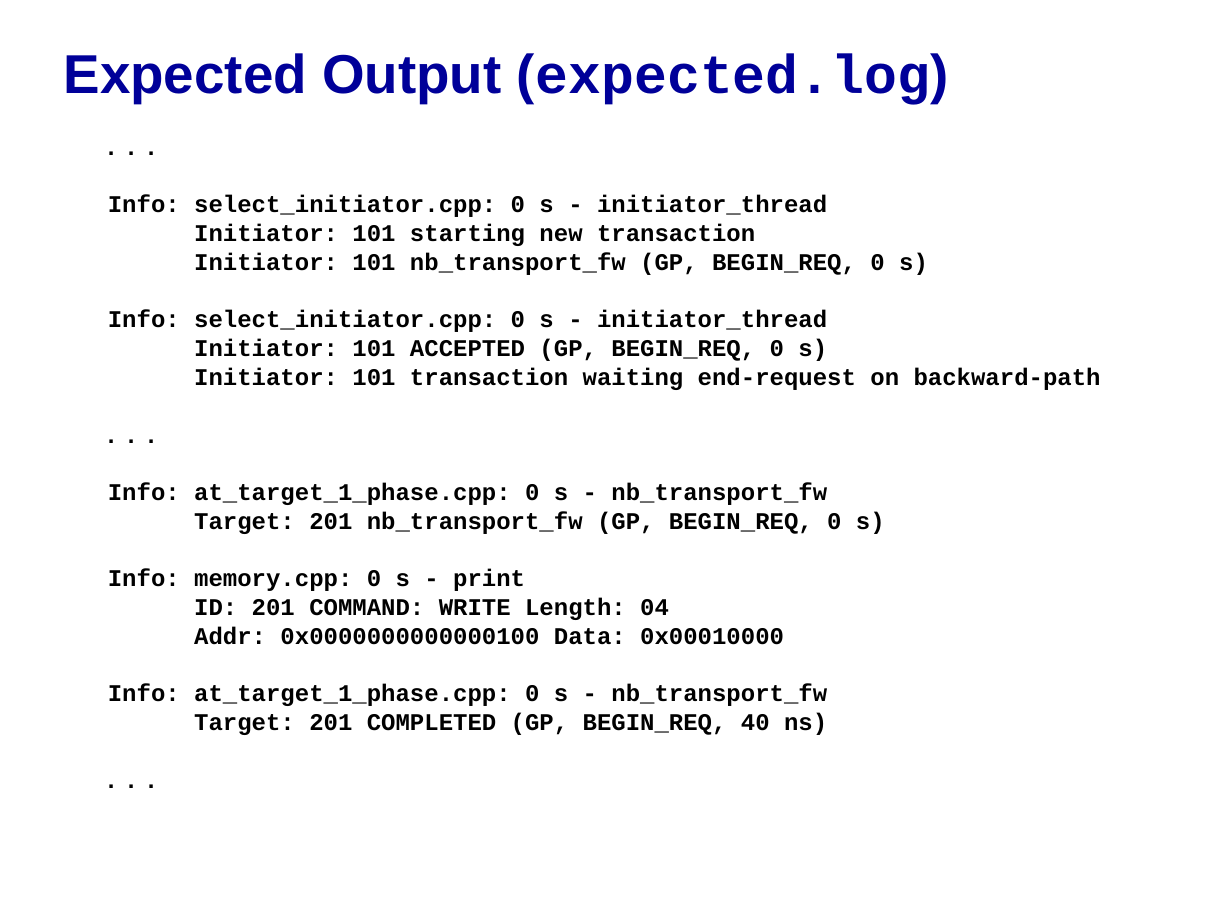
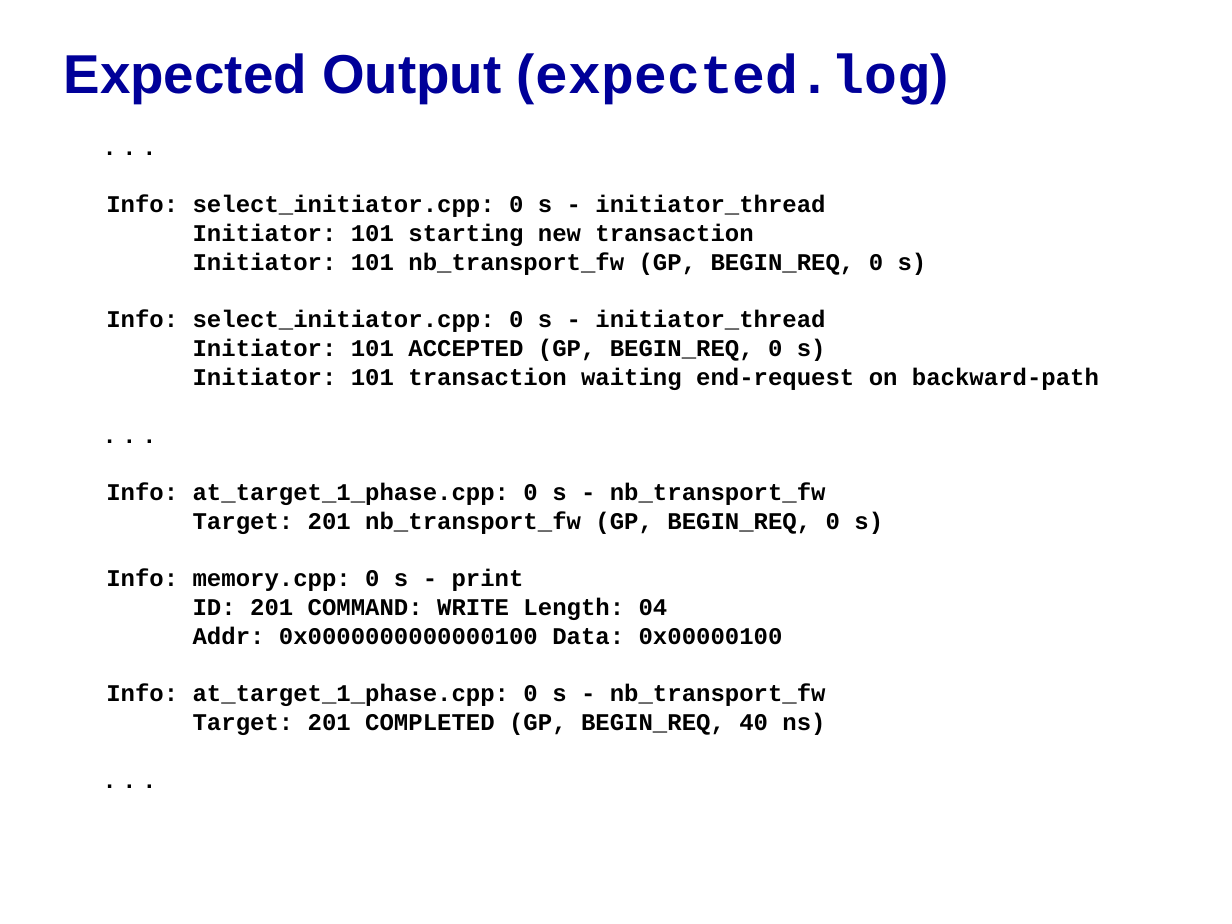
Before and after one commit to accellera-official/systemc, a slide deck: slide 6 of examples/tlm/at_1_phase/docs/at_1_phase_example.ppt. Drawn at 1232x924 pixels with LibreOffice and Linux fonts; fonts in the diff are those of the drawing; background and template pictures are left out. Boxes give left, top, right and bottom in pixels: in the first picture for what was removed or moved away, otherwise in the second. Text is boxed around its words. In the diff, an @@ line names an element or a change of style, - is before the commit and + after.

```diff
--- a/examples/tlm/at_1_phase/docs/at_1_phase_example.ppt
+++ b/examples/tlm/at_1_phase/docs/at_1_phase_example.ppt
@@ text at [193, 626, 783, 645]: text changed @@
-Addr: 0x0000000000000100 Data: 0x00010000
+Addr: 0x0000000000000100 Data: 0x00000100
```
Also in this commit, not shown: 1 other slide changed, 10 other files.
